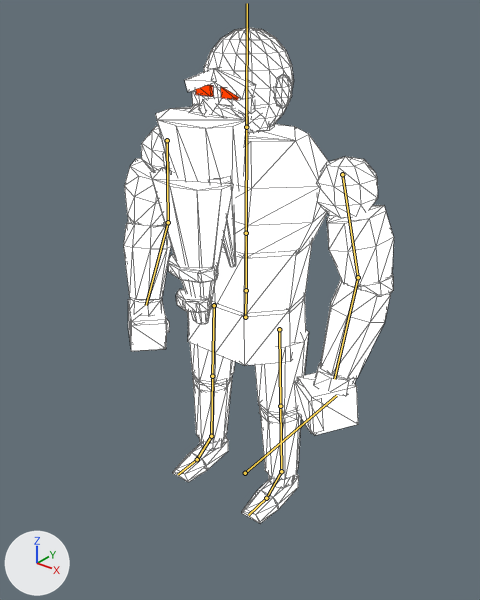
The glTF model assets/rocker/rocker_base.glb as it was, and as the next commit left it.
Rendered twice from a 50 mm camera at (1.85, -2.36, 2.55) aimed at (0.03, -0.08, 1.14). Lighting does not change. The marker at lower left points along +X, +Y and +Z. The older version comes first. The bones that change, and the others that lie on the model, are drawn over the model as lines. Mesh edges are drawn as thin lines.

The first picture shows 'Body'.
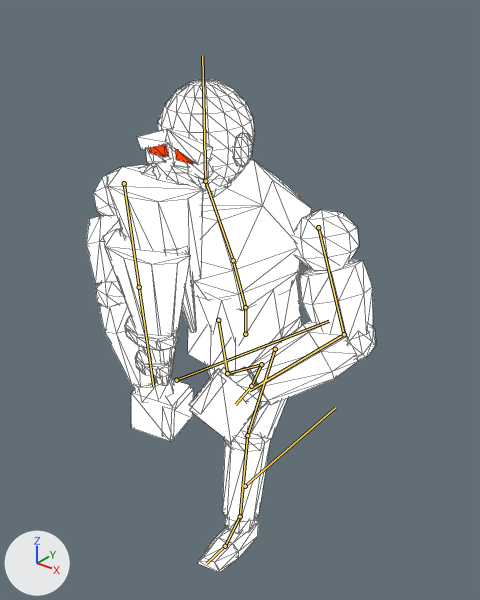
The newer file adds an action. The first version stands in its rest pose; the second is drawn at frame 0 of the action 'run'.

Boxes (x1, y1, x2, y2) around the edits, measured in the pictures (480 x 600 px):
'Body', posed (7% wider)
    before: (123, 27, 394, 523)
    after: (86, 79, 376, 573)
bone 'root', root to tip
    before: (245, 473) to (336, 395)
    after: (245, 486) to (335, 407)
bone 'pelvis', root to tip
    before: (245, 317) to (246, 290)
    after: (245, 334) to (245, 307)
bone 'spine', root to tip
    before: (246, 290) to (246, 233)
    after: (245, 307) to (233, 260)
bone 'chest', root to tip
    before: (246, 233) to (246, 127)
    after: (233, 260) to (205, 181)
bone 'head', root to tip
    before: (246, 127) to (247, 3)
    after: (205, 181) to (202, 55)
bone 'upper_arm.L', root to tip
    before: (342, 174) to (358, 277)
    after: (318, 227) to (344, 334)
bone 'forearm.L', root to tip
    before: (358, 277) to (334, 379)
    after: (344, 334) to (249, 390)
bone 'upper_arm.R', root to tip
    before: (167, 140) to (168, 222)
    after: (124, 183) to (139, 287)
bone 'forearm.R', root to tip
    before: (168, 222) to (146, 305)
    after: (139, 287) to (153, 386)
bone 'thigh.L', root to tip
    before: (279, 329) to (280, 406)
    after: (275, 349) to (247, 435)
bone 'shin.L', root to tip
    before: (280, 406) to (281, 471)
    after: (247, 435) to (240, 516)
bone 'foot.L', root to tip
    before: (281, 471) to (266, 498)
    after: (240, 516) to (225, 546)
bone 'thigh.R', root to tip
    before: (214, 305) to (212, 376)
    after: (218, 320) to (227, 373)
bone 'shin.R', root to tip
    before: (212, 376) to (211, 436)
    after: (227, 373) to (261, 364)
bone 'foot.R', root to tip
    before: (211, 436) to (197, 459)
    after: (261, 364) to (251, 386)

Patch to the scene script:
```diff
--- a/assets/rocker/rocker_base.glb.py
+++ b/assets/rocker/rocker_base.glb.py
@@ bone_root @@
 bone_root = bpy.data.objects['Rocker'].pose.bones['root']
-bone_root.location = (0.0, 0.0, 0.0)
+bone_root.location = (0.0, 0.0, -0.096)
@@ bone_pelvis @@
 bone_pelvis = bpy.data.objects['Rocker'].pose.bones['pelvis']  # child of 'root'
-bone_pelvis.rotation_quaternion = (1.0, 0.0, 0.0, 0.0)  # degrees (0, 0, 0)
+bone_pelvis.rotation_quaternion = (0.998, 0.0, -0.07, 0.0)  # degrees (0, -8, 0)
@@ bone_spine @@
 bone_spine = bpy.data.objects['Rocker'].pose.bones['spine']  # child of 'pelvis'
-bone_spine.rotation_quaternion = (1.0, 0.0, 0.0, 0.0)  # degrees (0, 0, 0)
+bone_spine.rotation_quaternion = (0.988, 0.155, -0.001, -0.015)  # degrees (18, 0, -2)
@@ bone_chest @@
 bone_chest = bpy.data.objects['Rocker'].pose.bones['chest']  # child of 'spine'
-bone_chest.rotation_quaternion = (1.0, 0.0, 0.0, 0.0)  # degrees (0, 0, 0)
+bone_chest.rotation_quaternion = (0.988, 0.083, 0.12, -0.051)  # degrees (9, 14, -5)
@@ bone_head @@
 bone_head = bpy.data.objects['Rocker'].pose.bones['head']  # child of 'chest'
-bone_head.rotation_quaternion = (1.0, 0.0, 0.0, 0.0)  # degrees (0, 0, 0)
+bone_head.rotation_quaternion = (0.977, -0.209, -0.047, 0.004)  # degrees (-24, -5, 2)
@@ bone_upper_arm_l @@
 bone_upper_arm_l = bpy.data.objects['Rocker'].pose.bones['upper_arm.L']  # child of 'chest'
-bone_upper_arm_l.rotation_quaternion = (1.0, 0.0, 0.0, 0.0)  # degrees (0, 0, 0)
-bone_upper_arm_l.scale = (1.0, 1.0, 1.0)
+bone_upper_arm_l.rotation_quaternion = (-0.936, 0.247, -0.152, 0.197)  # degrees (-32, 11, -27)
+bone_upper_arm_l.scale = (0.98, 0.98, 0.98)
@@ bone_forearm_l @@
 bone_forearm_l = bpy.data.objects['Rocker'].pose.bones['forearm.L']  # child of 'upper_arm.L'
-bone_forearm_l.rotation_quaternion = (1.0, 0.0, 0.0, 0.0)  # degrees (0, 0, 0)
+bone_forearm_l.rotation_quaternion = (0.912, -0.402, 0.0, 0.081)  # degrees (-47, 4, 8)
@@ bone_upper_arm_r @@
 bone_upper_arm_r = bpy.data.objects['Rocker'].pose.bones['upper_arm.R']  # child of 'chest'
-bone_upper_arm_r.rotation_quaternion = (1.0, 0.0, 0.0, 0.0)  # degrees (0, 0, 0)
-bone_upper_arm_r.scale = (1.0, 1.0, 1.0)
+bone_upper_arm_r.rotation_quaternion = (-0.8, 0.469, 0.373, -0.029)  # degrees (-70, -35, 29)
+bone_upper_arm_r.scale = (1.03, 1.03, 1.03)
@@ bone_forearm_r @@
 bone_forearm_r = bpy.data.objects['Rocker'].pose.bones['forearm.R']  # child of 'upper_arm.R'
-bone_forearm_r.rotation_quaternion = (1.0, 0.0, 0.0, 0.0)  # degrees (0, 0, 0)
+bone_forearm_r.rotation_quaternion = (0.966, 0.255, 0.0, 0.051)  # degrees (29, -1, 6)
@@ bone_thigh_l @@
 bone_thigh_l = bpy.data.objects['Rocker'].pose.bones['thigh.L']  # child of 'pelvis'
-bone_thigh_l.rotation_quaternion = (1.0, 0.0, 0.0, 0.0)  # degrees (0, 0, 0)
+bone_thigh_l.rotation_quaternion = (-0.945, 0.314, 0.003, 0.092)  # degrees (-36, -4, -10)
@@ bone_shin_l @@
 bone_shin_l = bpy.data.objects['Rocker'].pose.bones['shin.L']  # child of 'thigh.L'
-bone_shin_l.rotation_quaternion = (1.0, 0.0, 0.0, 0.0)  # degrees (0, 0, 0)
+bone_shin_l.rotation_quaternion = (0.98, 0.193, 0.02, 0.045)  # degrees (22, 1, 6)
@@ bone_foot_l @@
 bone_foot_l = bpy.data.objects['Rocker'].pose.bones['foot.L']  # child of 'shin.L'
-bone_foot_l.rotation_quaternion = (1.0, 0.0, 0.0, 0.0)  # degrees (0, 0, 0)
+bone_foot_l.rotation_quaternion = (0.989, 0.04, -0.058, -0.133)  # degrees (5, -6, -16)
@@ bone_thigh_r @@
 bone_thigh_r = bpy.data.objects['Rocker'].pose.bones['thigh.R']  # child of 'pelvis'
-bone_thigh_r.rotation_quaternion = (1.0, 0.0, 0.0, 0.0)  # degrees (0, 0, 0)
+bone_thigh_r.rotation_quaternion = (0.988, 0.144, -0.001, 0.048)  # degrees (17, -1, 5)
@@ bone_shin_r @@
 bone_shin_r = bpy.data.objects['Rocker'].pose.bones['shin.R']  # child of 'thigh.R'
-bone_shin_r.rotation_quaternion = (1.0, 0.0, 0.0, 0.0)  # degrees (0, 0, 0)
+bone_shin_r.rotation_quaternion = (0.897, 0.436, -0.05, 0.05)  # degrees (52, -8, 3)
@@ bone_foot_r @@
 bone_foot_r = bpy.data.objects['Rocker'].pose.bones['foot.R']  # child of 'shin.R'
-bone_foot_r.rotation_quaternion = (1.0, 0.0, 0.0, 0.0)  # degrees (0, 0, 0)
+bone_foot_r.rotation_quaternion = (0.944, -0.322, 0.064, -0.011)  # degrees (-38, 7, -4)
```
